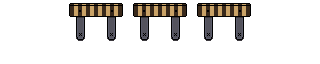
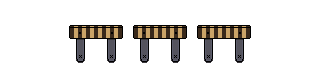
Two versions of the same layered image (320 x 64). Layer-by-layer changes:
added layer "geländer elevator" above "geländer brücke" over (x1=69, y1=25, x2=251, y2=63)
renamed "geländer" to "geländer brücke", hid it over (x1=69, y1=3, x2=251, y2=41)
